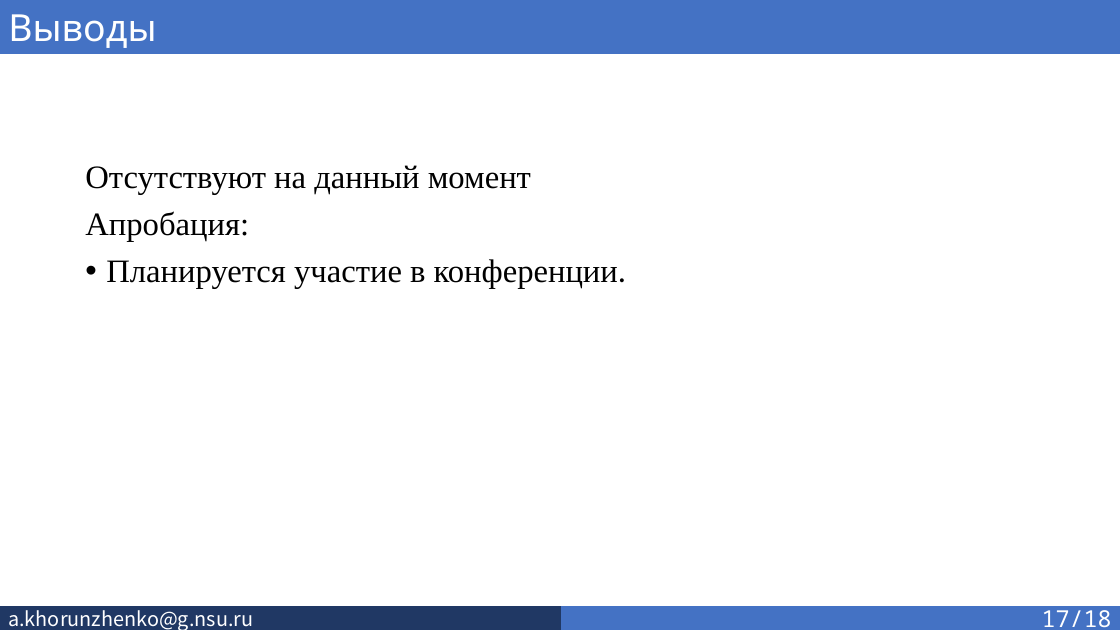
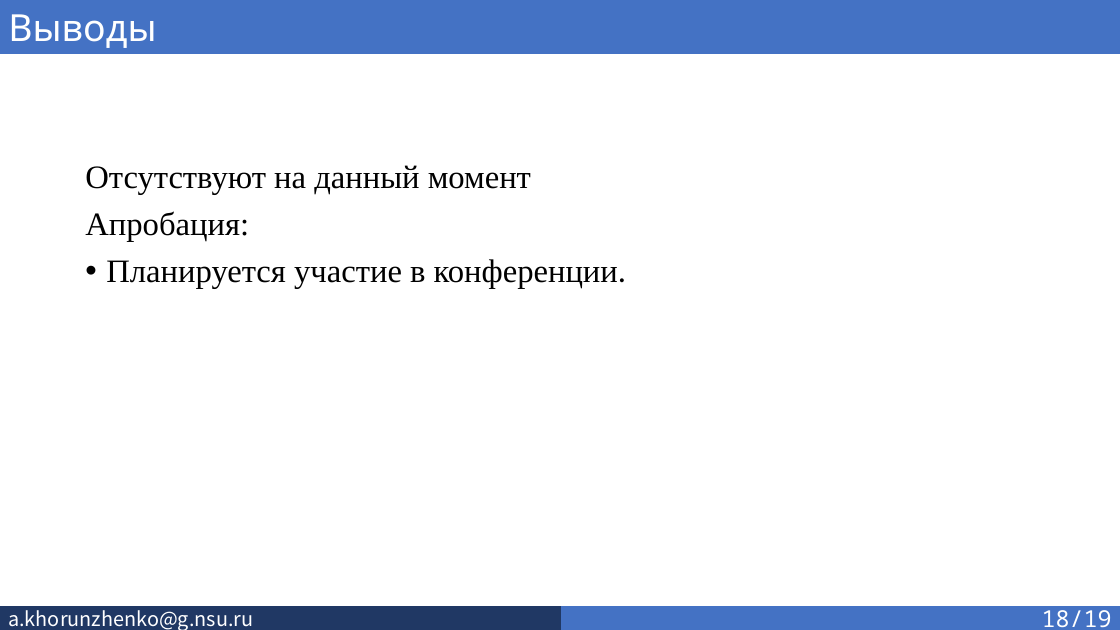
Before and after one commit to SkivHisink/MasterWork, a slide deck: slide 20 of Text/Хорунженко_презентация_3_сем.pptx (slide 19 before the commit). Drawn at 1120x630 pixels with LibreOffice and Linux fonts; fonts in the diff are those of the drawing. Boxes give left, top, right and bottom in pixels: in the first picture for what was removed or moved away, otherwise in the second. Text is boxed around its words. In the diff, an @@ line names an element or a change of style, - is before the commit and + after.

```diff
--- a/Text/Хорунженко_презентация_3_сем.pptx
+++ b/Text/Хорунженко_презентация_3_сем.pptx
@@ text in rectangle at (1042, 610, 1112, 627): text changed @@
-17/18
+18/19
```
Also in this commit, not shown: 17 other slides changed, 1 slide added, 2 other files.
